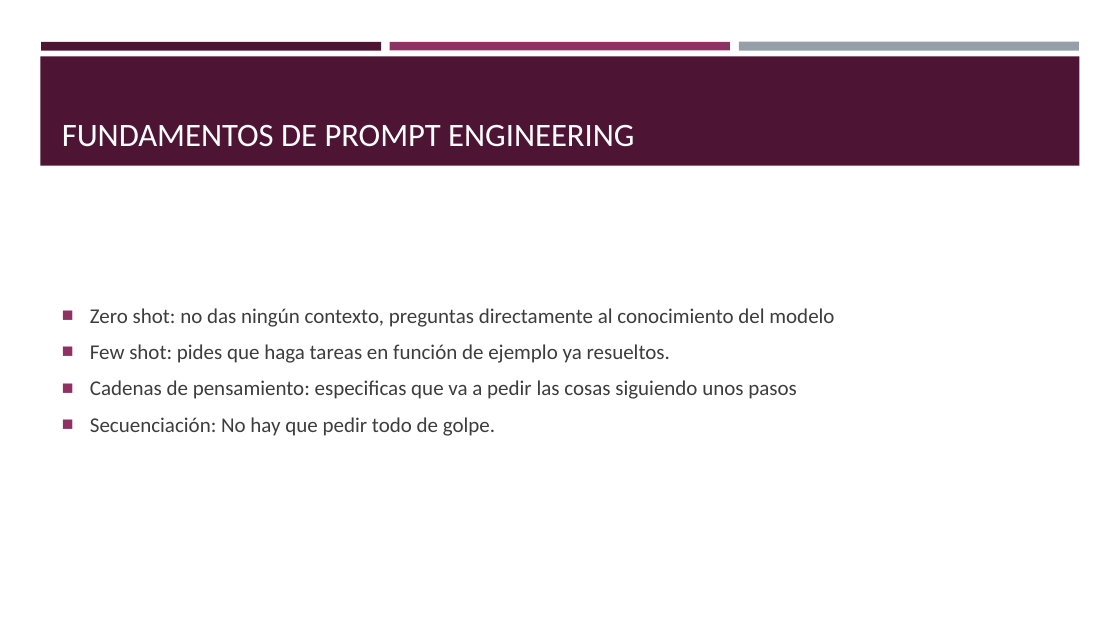
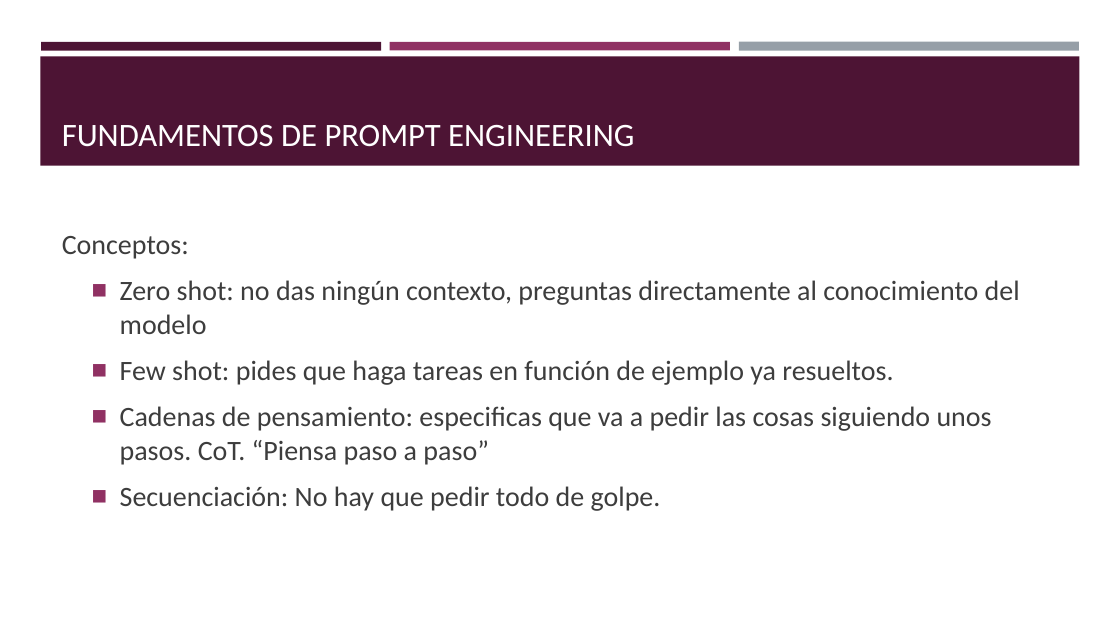
Before and after one commit to jmchema/curso_chatgpt, a slide deck: slide 22 of Introducción a chatgpt.pptx. Drawn at 1120x630 pixels with LibreOffice and Linux fonts; fonts in the diff are those of the drawing. Boxes give left, top, right and bottom in pixels: in the first picture for what was removed or moved away, otherwise in the second. Text is boxed around its words. In the diff, an @@ line names an element or a change of style, - is before the commit and + after.

```diff
--- a/Introducción a chatgpt.pptx
+++ b/Introducción a chatgpt.pptx
@@ text at (62,236,189,259): paragraph added @@
+Conceptos:
@@ text at (120,280,1020,511): size 18 to 24 pt in "Zero shot: no das ningún contexto, preguntas ...", "Few shot: pides que haga tareas en ...", "Secuenciación: No hay que pedir todo de ..."; list level 1 to 2 in "Zero shot: no das ningún ..."; list level 1 to 2 in "Few shot: pides que haga ..."; list level 1 to 2 in "Secuenciación: No hay que pedir ..." @@
@@ text at (120,406,992,465): text changed; size 18 to 24 pt @@
-■ Cadenas de pensamiento: especificas que va a pedir las cosas siguiendo unos pasos
+  ■ Cadenas de pensamiento: especificas que va a pedir las cosas siguiendo unos pasos. CoT. “Piensa paso a paso”
```
Also in this commit, not shown: 11 other slides changed, 1 slide added, 1 other file.
